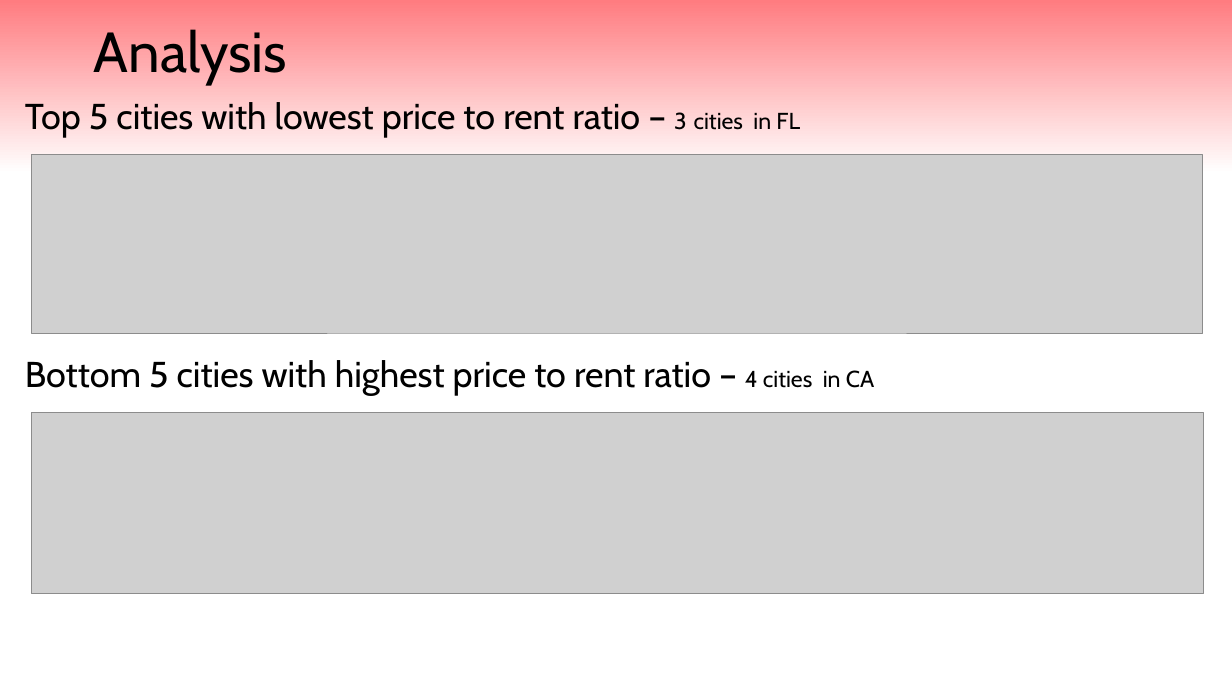
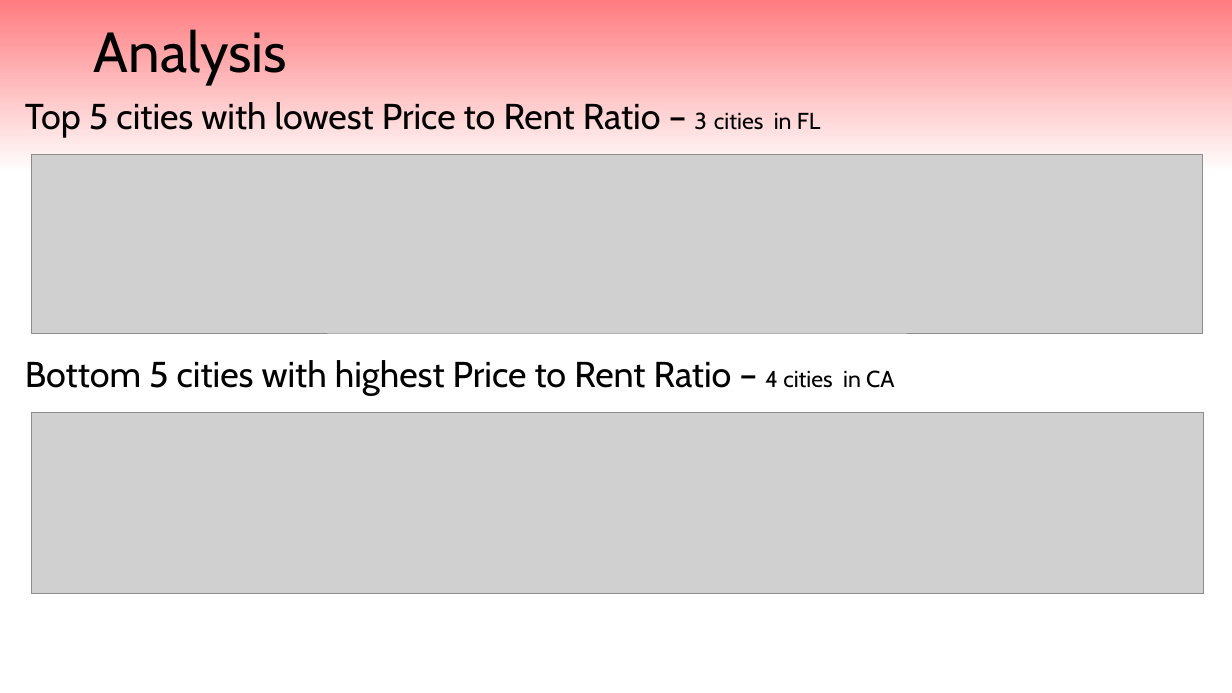
Before and after one commit to vangampalli/Price-to-Rent-Ratio-Analysis, a slide deck: slide 7 of Bootcamp Project 3 - home sale and rent prices.pptx. Drawn at 1232x693 pixels with LibreOffice and Linux fonts; fonts in the diff are those of the drawing; grey boxes stand for pictures. Boxes give left, top, right and bottom in pixels: in the first picture for what was removed or moved away, otherwise in the second. Text is boxed around its words. In the diff, an @@ line names an element or a change of style, - is before the commit and + after.

Commit message:
updated

```diff
--- a/Bootcamp Project 3 - home sale and rent prices.pptx
+++ b/Bootcamp Project 3 - home sale and rent prices.pptx
@@ text at [25, 102, 894, 396]: text changed @@
-Top 5 cities with lowest price to rent ratio – 3 cities in FL
-Bottom 5 cities with highest price to rent ratio – 4 cities in CA
+Top 5 cities with lowest Price to Rent Ratio – 3 cities in FL
+Bottom 5 cities with highest Price to Rent Ratio – 4 cities in CA
```
Also in this commit, not shown: 2 other slides changed.
